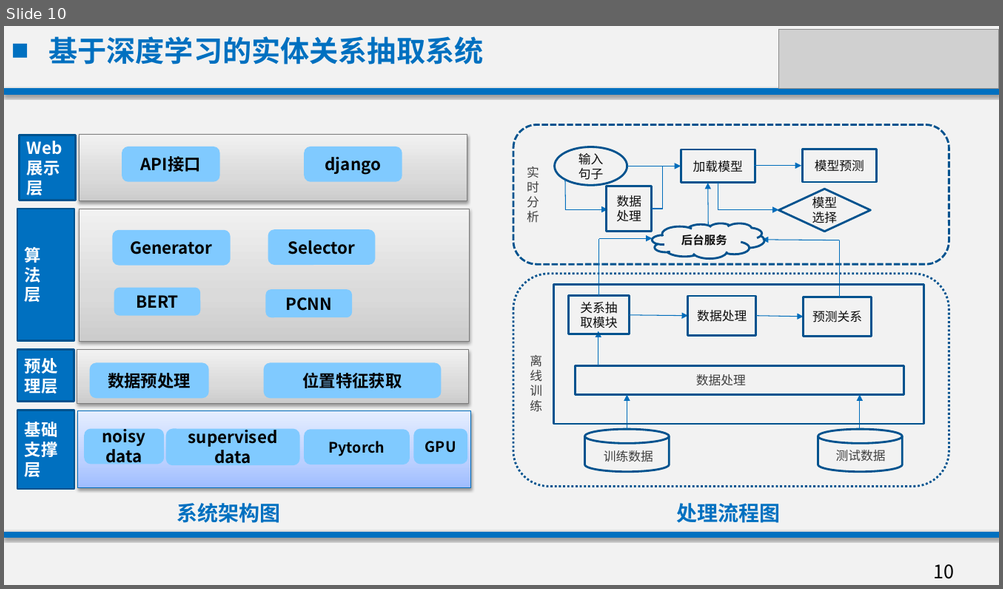
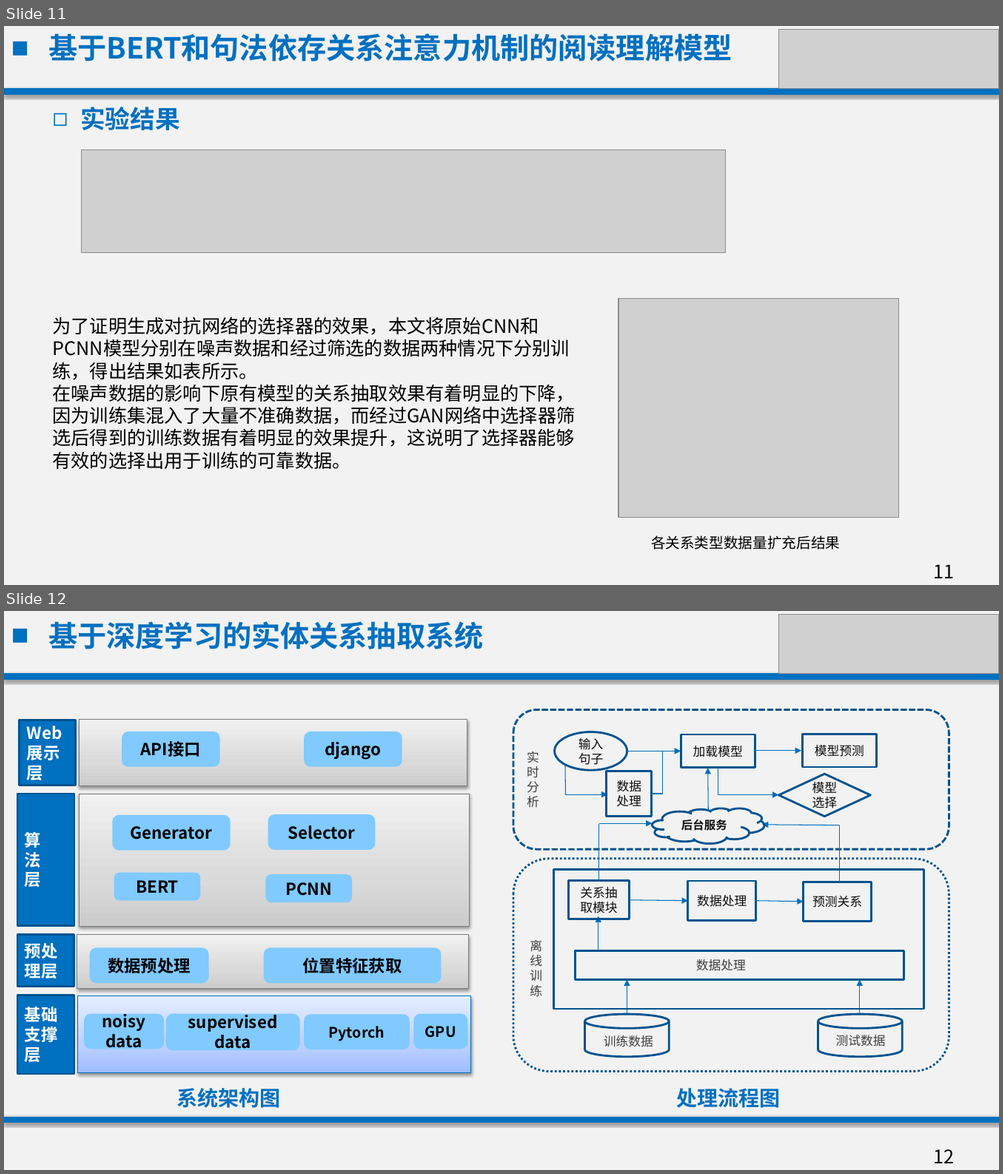
Before and after one commit to Mrbendy/djangohkh, a slide deck: mid/何康镐中期答辩.pptx. Shown one above the other, each under a label of ours: slide 10 before the commit, slides 11 and 12 after it. The pictures are 1003x589 and 1003x1174 pixels, drawn with LibreOffice and Linux fonts; fonts in the diff are those of the drawing; grey boxes stand for pictures; background and template pictures are left out. Boxes give left, top, right and bottom in pixels: in the first picture for what was removed or moved away, otherwise in the second. Text is boxed around its words. In the diff, an @@ line names an element or a change of style, - is before the commit and + after.

```diff
--- a/mid/何康镐中期答辩.pptx
+++ b/mid/何康镐中期答辩.pptx
@@ slide 11 added at (4, 26, 999, 585), background picture (left out); not listed: 2 template elements that a slide beside it also shows @@
@@ text added at (48, 33, 731, 62), 28 pt, text #0070C0, bold @@
+■ 基于BERT和句法依存关系注意力机制的阅读理解模型
@@ picture added at (780, 29, 999, 88) @@
@@ line added from (4, 92) to (999, 92), #0070C0 6 pt @@
@@ text added at (80, 107, 179, 130), 24 pt, text #0070C0, bold @@
+◻ 实验结果
@@ picture added at (82, 150, 726, 252) @@
@@ picture added at (618, 299, 899, 518) @@
@@ text added at (53, 317, 575, 469), 18 pt, text #000000 @@
+为了证明生成对抗网络的选择器的效果，本文将原始CNN和PCNN模型分别在噪声数据和经过筛选的数据两种情况下分别训练，得出结果如表所示。
+在噪声数据的影响下原有模型的关系抽取效果有着明显的下降，因为训练集混入了大量不准确数据，而经过GAN网络中选择器筛选后得到的训练数据有着明显的效果提升，这说明了选择器能够有效的选择出用于训练的可靠数据。
@@ text added at (651, 536, 839, 550), 14 pt, text #000000 @@
+各关系类型数据量扩充后结果
@@ what was slide 10 is now slide 12 @@
@@ page number at (933, 1150, 954, 1164): text changed @@
-10
+12
```
Also in this commit, not shown: 2 slides changed, 1 other slide added, 4 other files.
